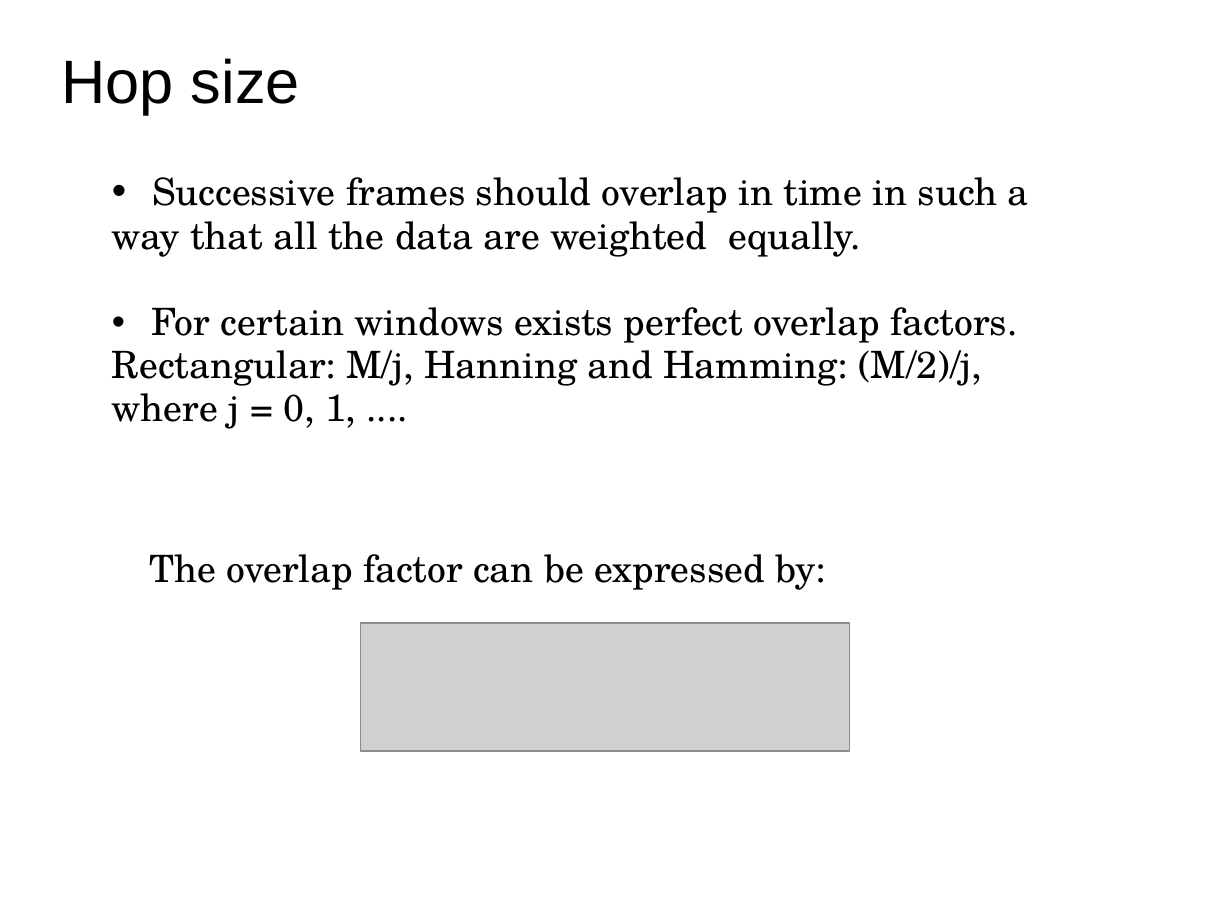
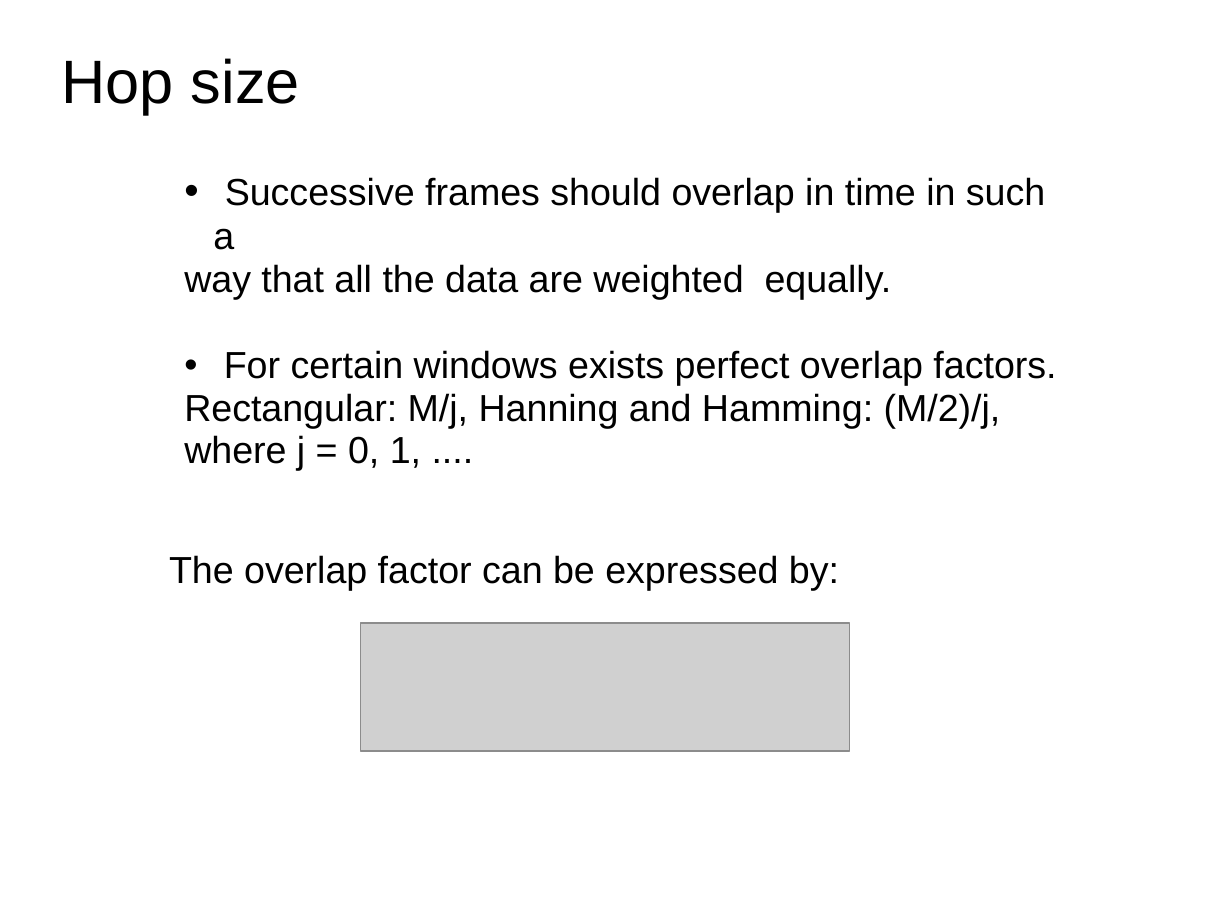
Before and after one commit to MTG/sms-tools, a slide deck: slide 21 of teaching-material/lectures/lect4-STFT/4-STFT.odp. Drawn at 1232x924 pixels with LibreOffice and Linux fonts; fonts in the diff are those of the drawing; grey boxes stand for pictures. Boxes give left, top, right and bottom in pixels: in the first picture for what was removed or moved away, otherwise in the second. Text is boxed around its words. In the diff, an @@ line names an element or a change of style, - is before the commit and + after.

```diff
--- a/teaching-material/lectures/lect4-STFT/4-STFT.odp
+++ b/teaching-material/lectures/lect4-STFT/4-STFT.odp
@@ text "Successive frames should overlap in ..." at (184, 177, 1056, 471): font TeX Gyre Schola to Arial @@
@@ text "Successive frames should overlap in ...": place and size @@
-text "Successive frames should overlap in ..." at (112, 177, 1029, 429)
+text "Successive frames should overlap in ..." at (184, 177, 1056, 471)
@@ text "The overlap factor can be ...": place and size @@
-text "The overlap factor can be ..." at (149, 554, 825, 590)
+text "The overlap factor can be ..." at (169, 555, 839, 590)
@@ text "The overlap factor can be ..." at (169, 555, 839, 590): font TeX Gyre Schola to Arial @@
```
Also in this commit, not shown: 13 other slides changed, 5 slides added, 3 slides removed, 7 other files.
